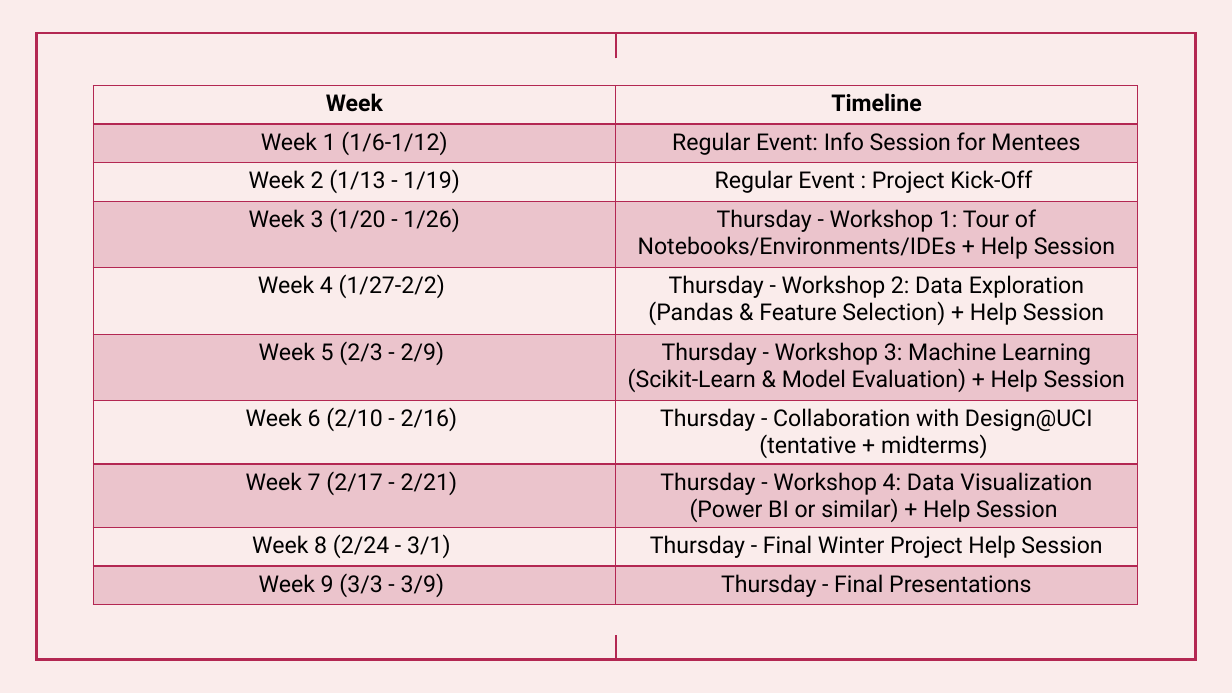
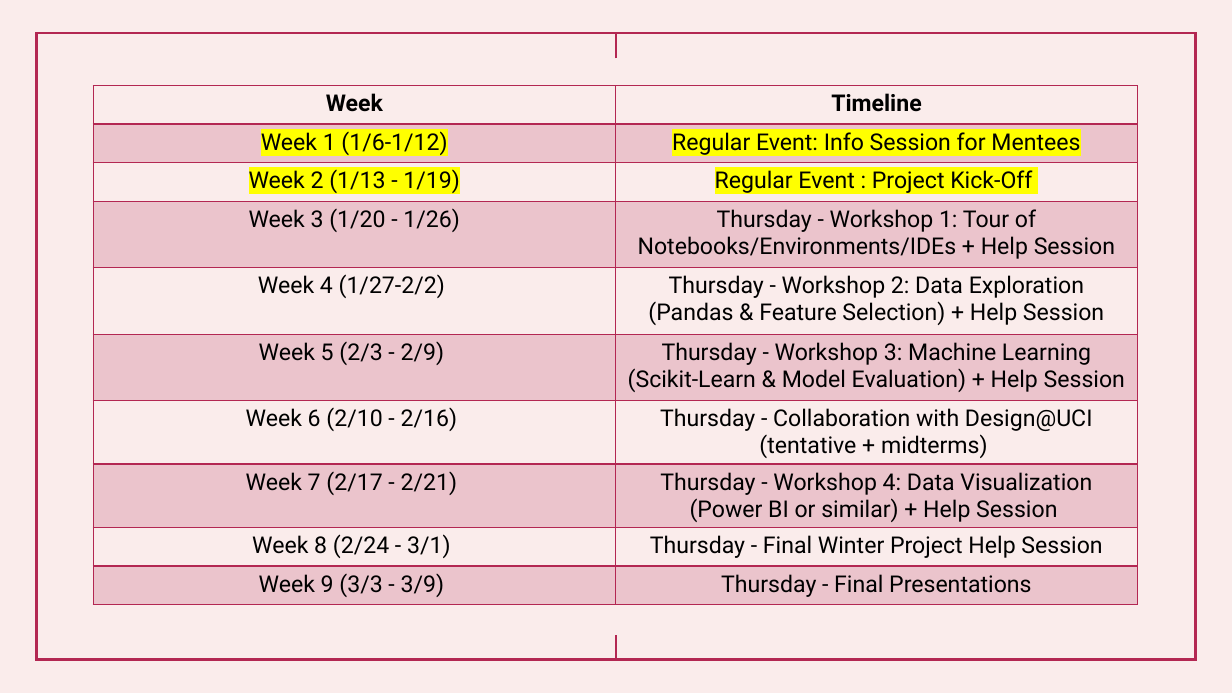
Before and after one commit to shawna-tuli-silicon-valley/uci-ics-bi-and-data-science, a slide deck: slide 15 of presentations/BI Analysis (Partner Business Modeling).pptx. Drawn at 1232x693 pixels with LibreOffice and Linux fonts; fonts in the diff are those of the drawing. Boxes give left, top, right and bottom in pixels: in the first picture for what was removed or moved away, otherwise in the second. Text is boxed around its words. In the diff, an @@ line names an element or a change of style, - is before the commit and + after.

```diff
--- a/presentations/BI Analysis (Partner Business Modeling).pptx
+++ b/presentations/BI Analysis (Partner Business Modeling).pptx
@@ table at <box>93,86,1138,607</box> @@
@@ highlight none to #FFFF00 in "Week 1 (1/6-1/12)", "Regular Event: Info Session for Mentees", "Week 2 (1/13 - 1/19)", "Regular Event : Project Kick-Off" @@
```
Also in this commit, not shown: 5 other slides changed.
